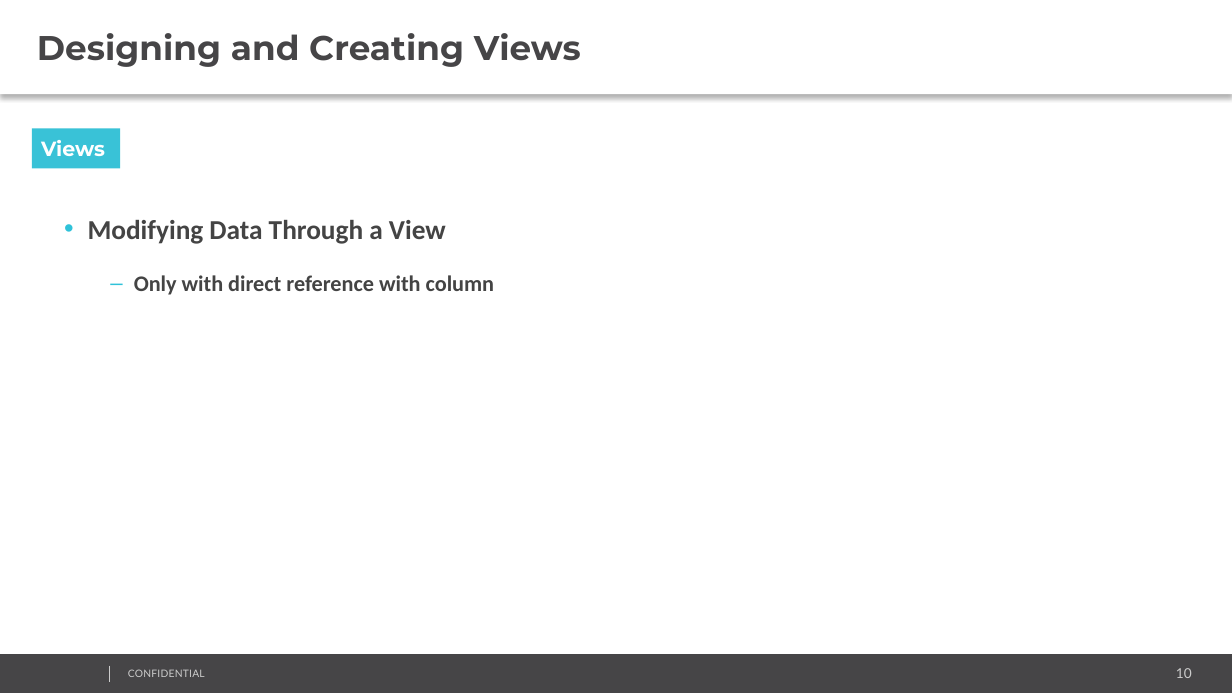
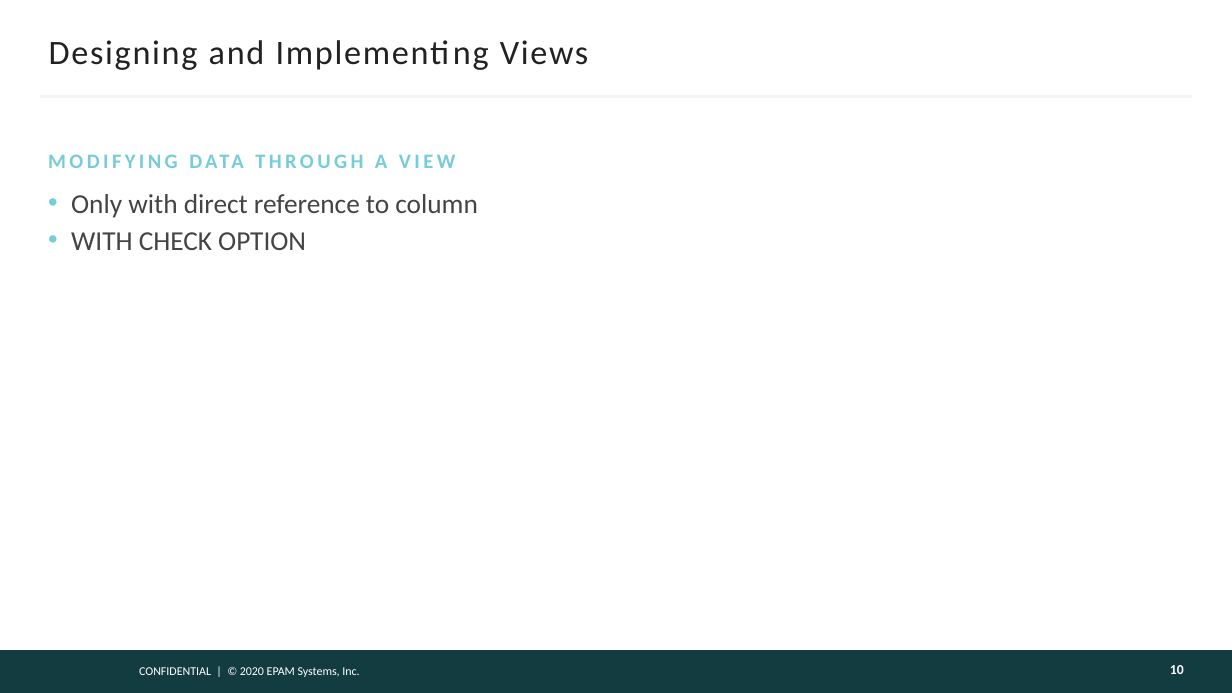
Before and after one commit to AndreyQC/MSBI.Lab, a slide deck: slide 10 of MSBI.E07-SQL/MSBI.Dev.S20E07.pptx. Drawn at 1232x693 pixels with LibreOffice and Linux fonts; fonts in the diff are those of the drawing; background and template pictures are left out. Boxes give left, top, right and bottom in pixels: in the first picture for what was removed or moved away, otherwise in the second. Text is boxed around its words. In the diff, an @@ line names an element or a change of style, - is before the commit and + after.

```diff
--- a/MSBI.E07-SQL/MSBI.Dev.S20E07.pptx
+++ b/MSBI.E07-SQL/MSBI.Dev.S20E07.pptx
@@ title "Designing and Implementing Views": place and size @@
-title "Designing and Implementing Views" at bbox=[0, 0, 1232, 95]
+title "Designing and Implementing Views" at bbox=[49, 40, 588, 70]
@@ title "Designing and Implementing Views" at bbox=[49, 40, 588, 70]: fill #FFFFFF to none; shadow off @@
@@ title at bbox=[49, 40, 588, 70]: text changed; font Montserrat to Calibri; text colour #464547 to #222222; bold off @@
-Designing and Creating Views
+Designing and Implementing Views
@@ line added from (39, 96) to (1193, 96), #F5F5F5 1.5 pt @@
@@ rectangle removed at bbox=[32, 128, 121, 168] @@
-Views
@@ text added at bbox=[375, 154, 387, 168], 12 pt, text #76CDD8, bold @@
+MODIFYING DATA THROUGH A VIEW
@@ text added at bbox=[71, 194, 478, 250], 16 pt, text #444444 @@
+• Only with direct reference to column
+• WITH CHECK OPTION
@@ text removed at bbox=[88, 220, 494, 295] @@
-    • Modifying Data Through a View
-      – Only with direct reference with column
@@ rectangle: place and size @@
-rectangle at bbox=[0, 654, 1232, 693]
+rectangle at bbox=[0, 650, 1232, 693]
@@ rectangle at bbox=[0, 650, 1232, 693]: fill #464547 to #133C41 @@
@@ line removed from (110, 665) to (110, 683) @@
@@ text at bbox=[139, 667, 359, 677]: text changed; size 6 to 7 pt; font Lato to Calibri; text colour #CCCCCC to #FFFFFF @@
-CONFIDENTIAL
+CONFIDENTIAL | © 2020 EPAM Systems, Inc.
@@ page number added at bbox=[1170, 665, 1184, 674], 8 pt, text #FEFEFE, bold @@
+10
@@ page number removed at bbox=[1176, 668, 1192, 678] @@
-10
```
Also in this commit, not shown: 23 other slides changed, 9 slides added, 9 slides removed, 2 other files.
